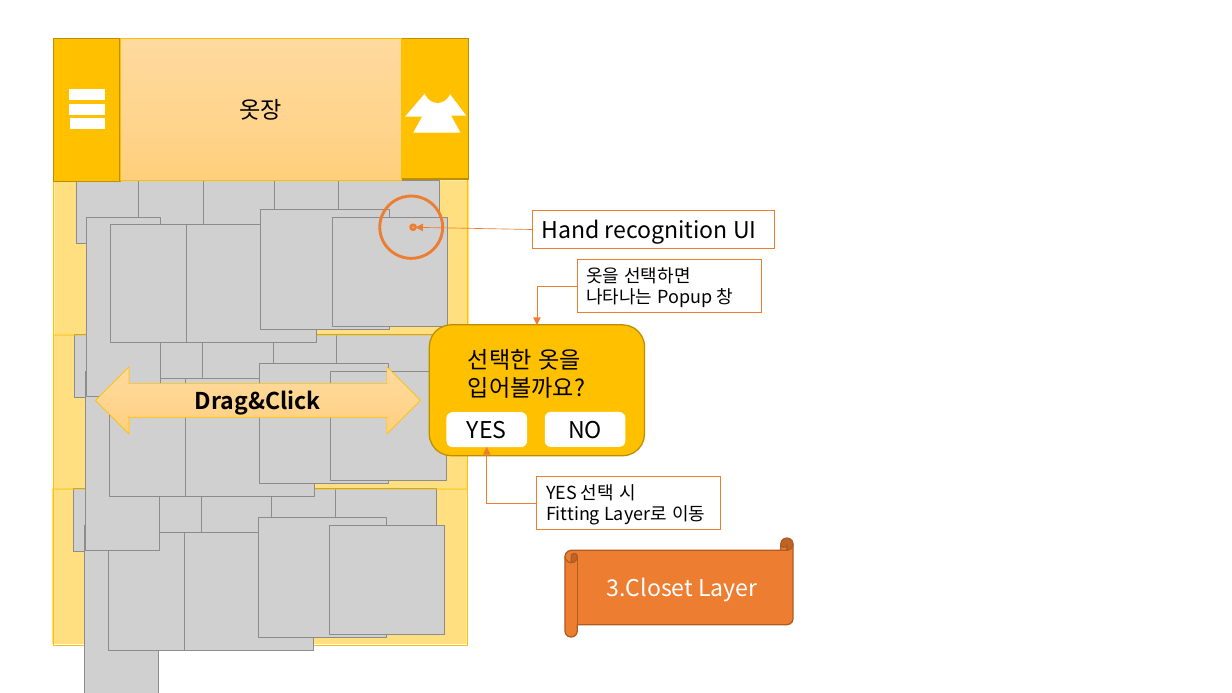
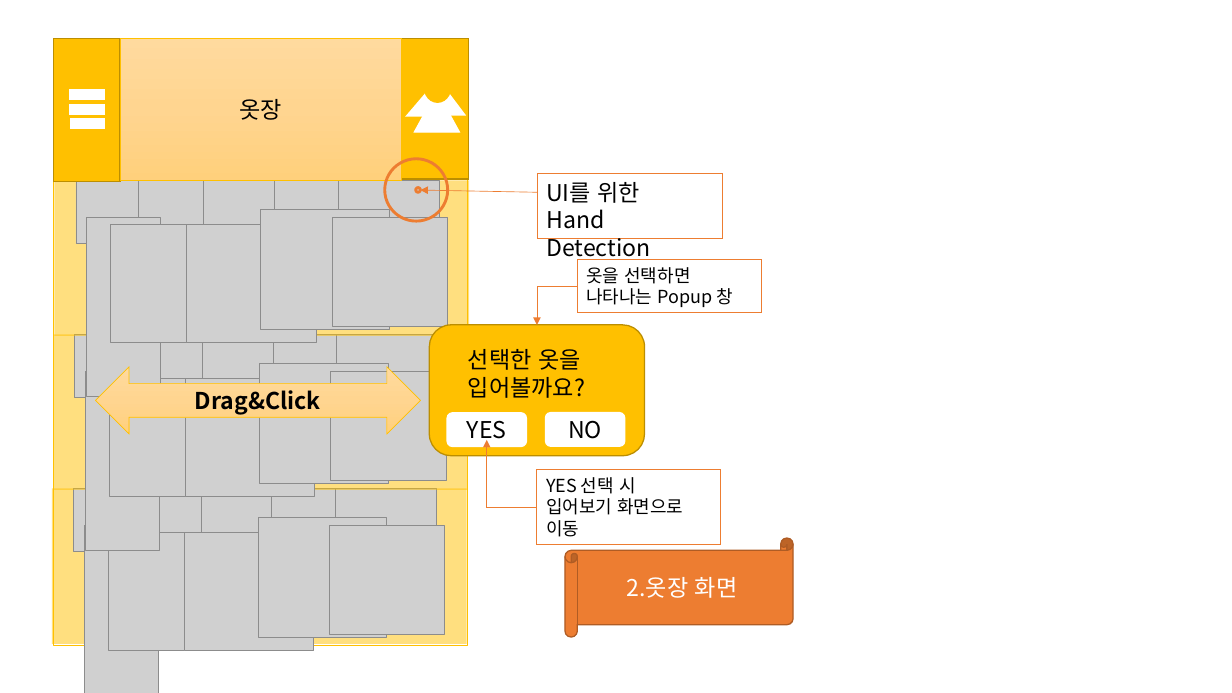
Before and after one commit to shb0328/report, a slide deck: slide 3 of ppt/4.GUI.pptx. Drawn at 1232x693 pixels with LibreOffice and Linux fonts; fonts in the diff are those of the drawing; grey boxes stand for pictures. Boxes give left, top, right and bottom in pixels: in the first picture for what was removed or moved away, otherwise in the second. Text is boxed around its words. In the diff, an @@ line names an element or a change of style, - is before the commit and + after.

Commit message:
최종수정
(옷입어보기메뉴사라짐)

```diff
--- a/ppt/4.GUI.pptx
+++ b/ppt/4.GUI.pptx
@@ rectangle added at box(537, 174, 722, 239), outline #ED7D31 0.75 pt, 18 pt, text #000000 @@
+UI를 위한
+Hand Detection
@@ 2 ellipses, 1 arrow: place and size @@
-2 ellipses, 1 arrow at box(380, 196, 532, 258)
+2 ellipses, 1 arrow at box(384, 159, 537, 221)
@@ rectangle removed at box(532, 211, 775, 248) @@
-Hand recognition UI
@@ elbow arrow moved from (537, 503) - (487, 447) to (537, 507) - (487, 440) @@
@@ rectangle "YES 선택 시": place and size @@
-rectangle "YES 선택 시" at box(537, 477, 720, 530)
+rectangle "YES 선택 시" at box(537, 470, 720, 544)
@@ text in rectangle at box(546, 498, 683, 537): text changed @@
-Fitting Layer로 이동
+입어보기 화면으로 이동
@@ text in horizontal scroll at box(627, 577, 738, 598): text changed @@
-3.Closet Layer
+2.옷장 화면
```
Also in this commit, not shown: 2 other slides changed, 2 slides added, 1 slide removed.
